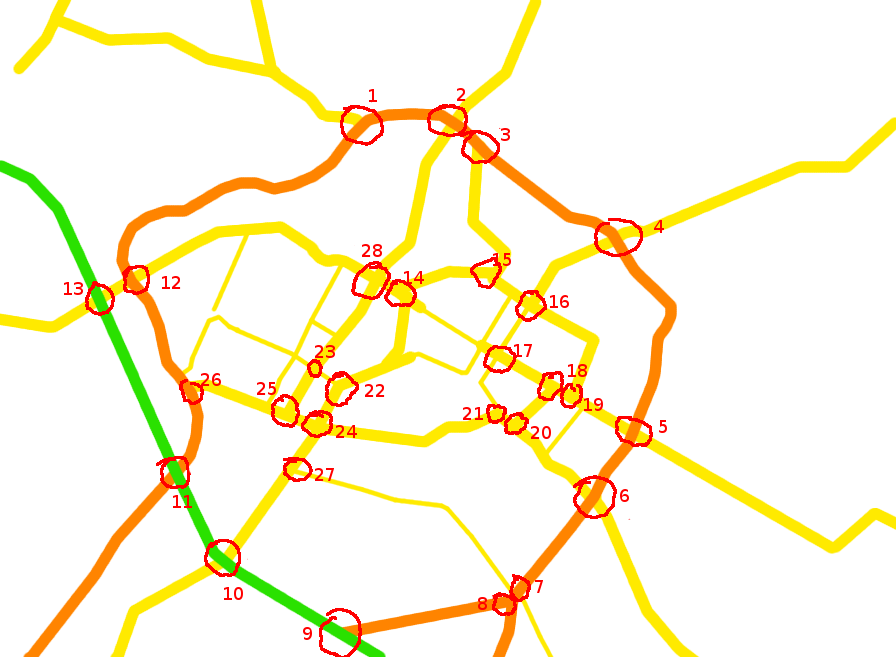
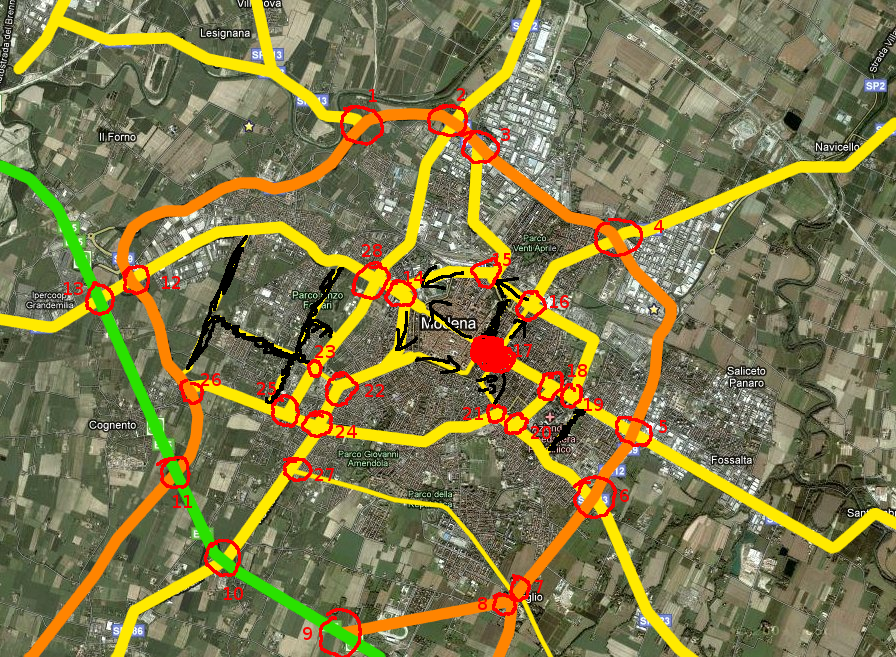
Layers edited between the first and the second 896×657 image:
added layer "schizzi" above "New Layer" over [186, 235, 586, 451]
showed "Background" over [0, 0, 896, 657]
